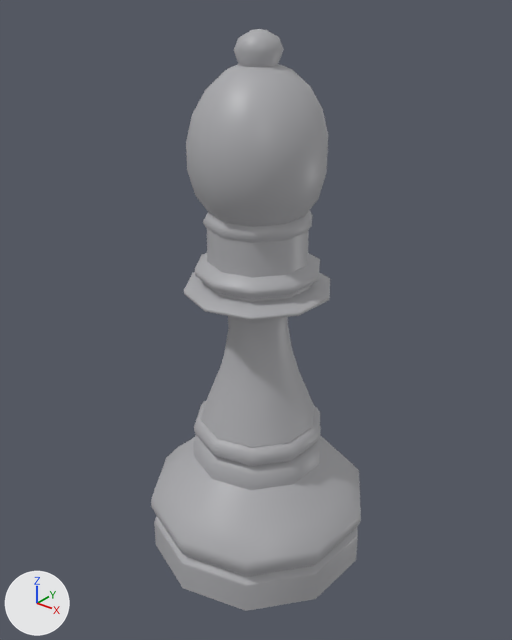
What one commit did to the glTF model assets/toy/item-2-7.glb.
Before and after are seen from a camera (50 mm lens) standing at (0.158, -0.199, 0.231) and looking at (-0.001, 0.0, 0.108). The axes (+X, +Y, +Z) are drawn at lower left. The lights are the same throughout. The picture after the commit comes second. Where no turn or scale is listed for an object, it has been applied to the vertices.

Before the edit, the objects in view are built like this:
```python
mat_piece_2_7 = principled_material('piece-2-7')
mat_piece_2_7.base_color = (0.364, 0.364, 0.38)  # grey #a3a3a6
mat_piece_2_7.roughness = 0.45
mat_piece_2_7.emission_color = (0.0368, 0.0368, 0.0384)  # dark grey #363637
mat_piece_2_7.emission_strength = 1.0
me_chesskitexport_015 = bpy.data.meshes.new('chessKitExport.015')
me_chesskitexport_015.from_pydata(...)  # 524 vertices, 1044 faces; spans x -0.046..0.046, y -0.048..0.048, z 0.0..0.215
me_chesskitexport_015.materials.append(mat_piece_2_7)  # grey #a3a3a6
ob_blackbishop = bpy.data.objects.new('BlackBishop', me_chesskitexport_015)
ob_blackbishop.location = (0.0, 0.0, 0.0)
```
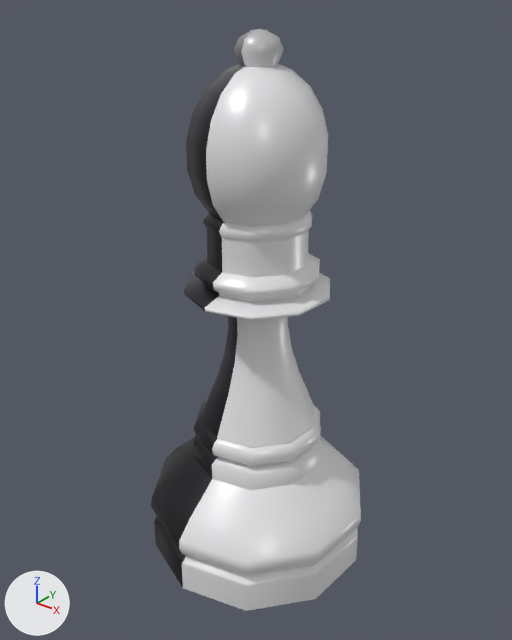
Where the change shows, as pixel boxes [x1, y1, x2, y2] in the pictures (512 x 640 px):
'BlackBishop', surface changed
    both: [151, 30, 361, 611]

Edits to the bpy script that builds the scene:
```text
Add img_image_0:
    img_image_0 = load_image('Image_0', '_unpacked/Image_0', 64, 64, 'sRGB')
Change mat_piece_2_7:
    remove mat_piece_2_7.base_color = (0.364, 0.364, 0.38)  # grey #a3a3a6
    remove mat_piece_2_7.emission_color = (0.0368, 0.0368, 0.0384)  # dark grey #363637
    remove mat_piece_2_7.emission_strength = 1.0
    add mat_piece_2_7.texture = img_image_0
    mat_piece_2_7.metallic: 0.0 -> 0.1
    mat_piece_2_7.roughness: 0.45 -> 0.35
```
